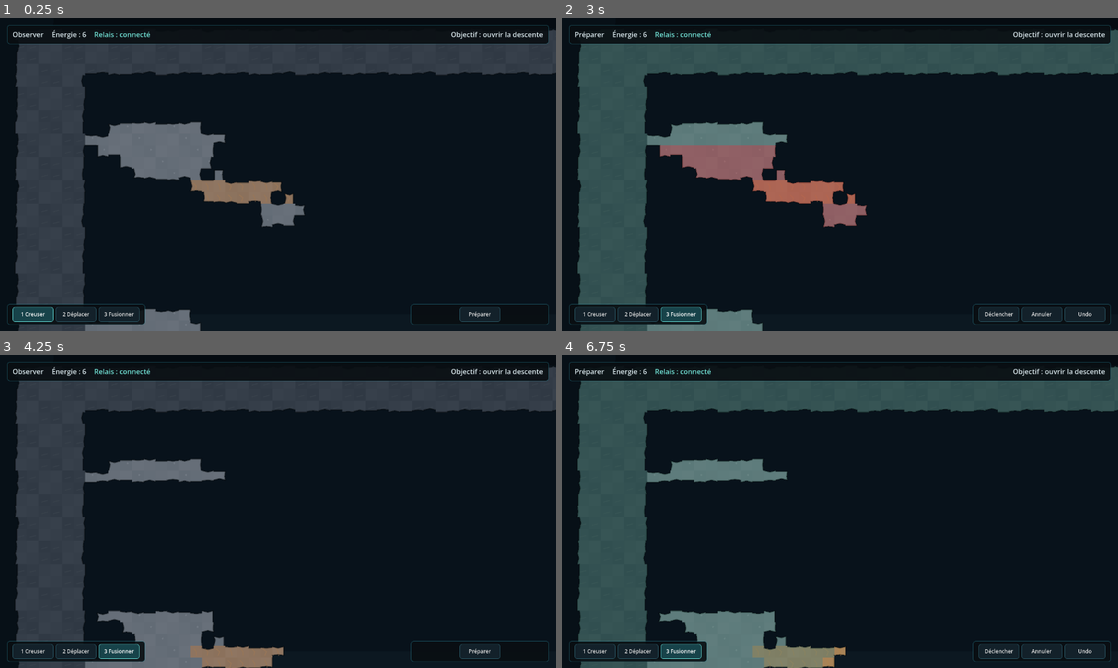
Above: before the commit, frames 1-4 (two rows, left to right).
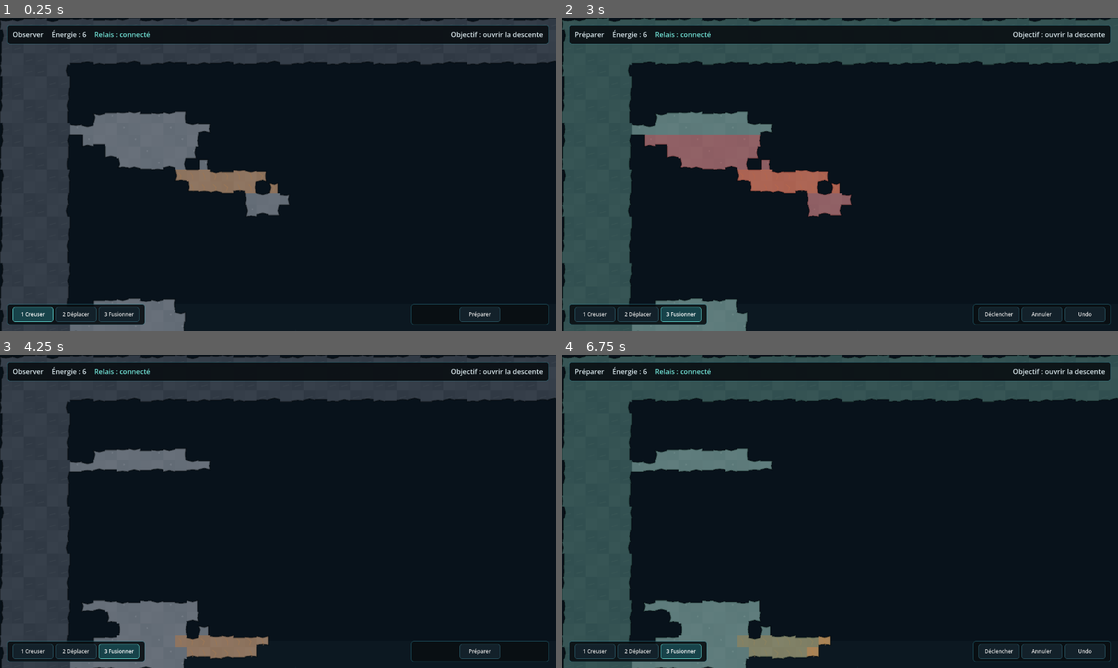
Above: after the commit, the same moments.

Repository: devjonathan1999-del/Project-Digger
Game: Godot game, scene res://scenes/main.tscn
Two runs of this game, one before a commit and one after it. Both use one fixed random seed, a clock stepped at 60 frames per second and the inputs below.
Inputs:
- Up to frame 1 (0.25 s): no input
- Up to frame 2 (3 s): click "1 Creuser" at 0.5 s; click "2 Déplacer" at 1.25 s; click "3 Fusionner" at 2 s; click "Préparer" at 2.75 s
- Up to frame 3 (4.25 s): click "Déclencher" at 3.5 s
- Up to frame 4 (6.75 s): click "1 Creuser" at 4.25 s; click "2 Déplacer" at 5 s; click "3 Fusionner" at 5.75 s; click "Préparer" at 6.5 s

The runs differ from the first frame. In frame 1, 13% of the frame differs, in the area x 0-100%, y 0-100%; in frame 2, 14%; in frame 3, 13%; in frame 4, 14%.

Commit message:
feat: keep cave camera inside playable geology

Diff:
--- a/src/vertical_slice.gd
+++ b/src/vertical_slice.gd
@@ -43,6 +43,7 @@
 	terrain_renderer.set_model(model)
 	ancient_overlay.configure(_layout_data["ancient_path"], _layout_data["relay_pos"], TerrainRenderer.CELL_SIZE)
 	ancient_overlay.set_connected(controller.relay_connected)
+	game_camera.configure_bounds(Vector2i(model.width, model.height), TerrainRenderer.CELL_SIZE)
 	game_camera.set_focus_cell(_layout_data["spawn_focus"], TerrainRenderer.CELL_SIZE)
 	game_input.configure(terrain_renderer)
 	feedback.configure(game_camera, resolution_fx, ancient_overlay)
